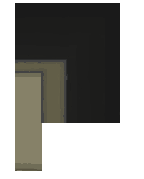
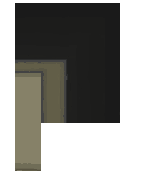
Layered file, before and after one edit (144 × 179). Changes by layer:
painted on "Layer 21" over [left=41, top=123, right=42, bottom=171]
